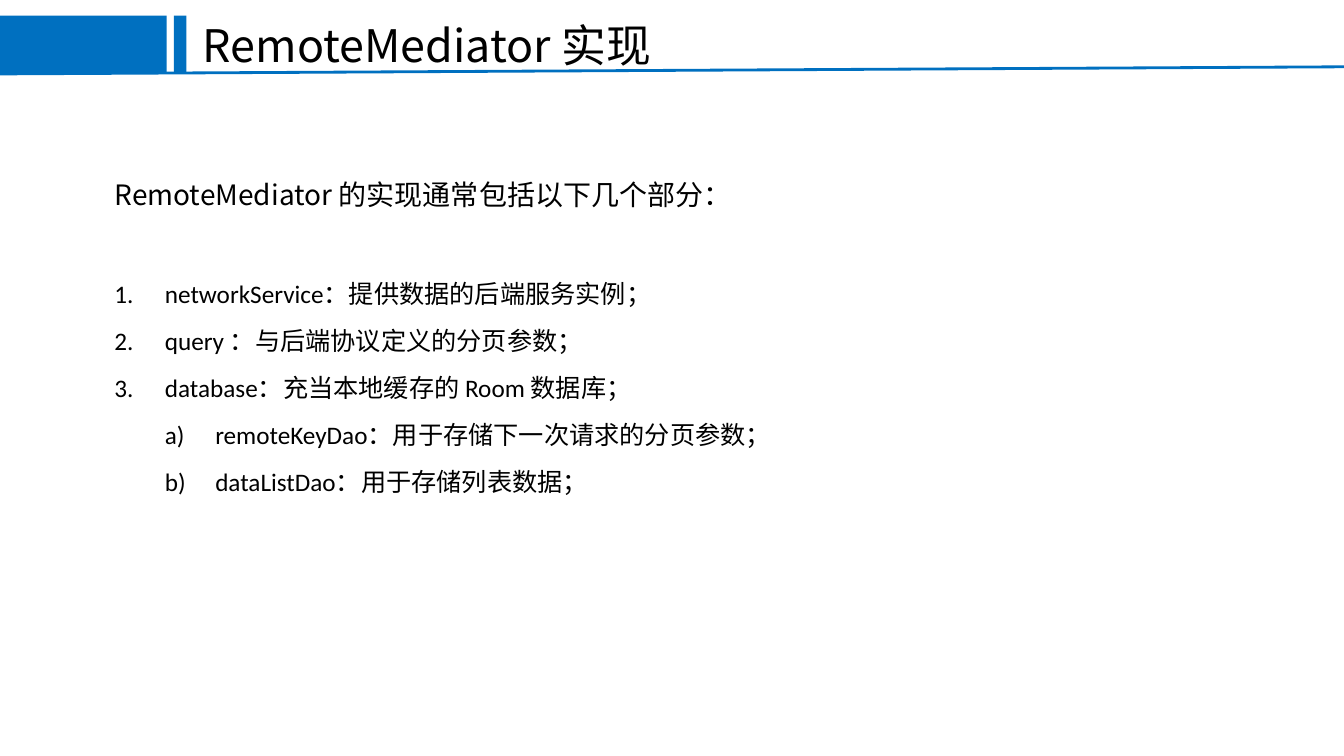
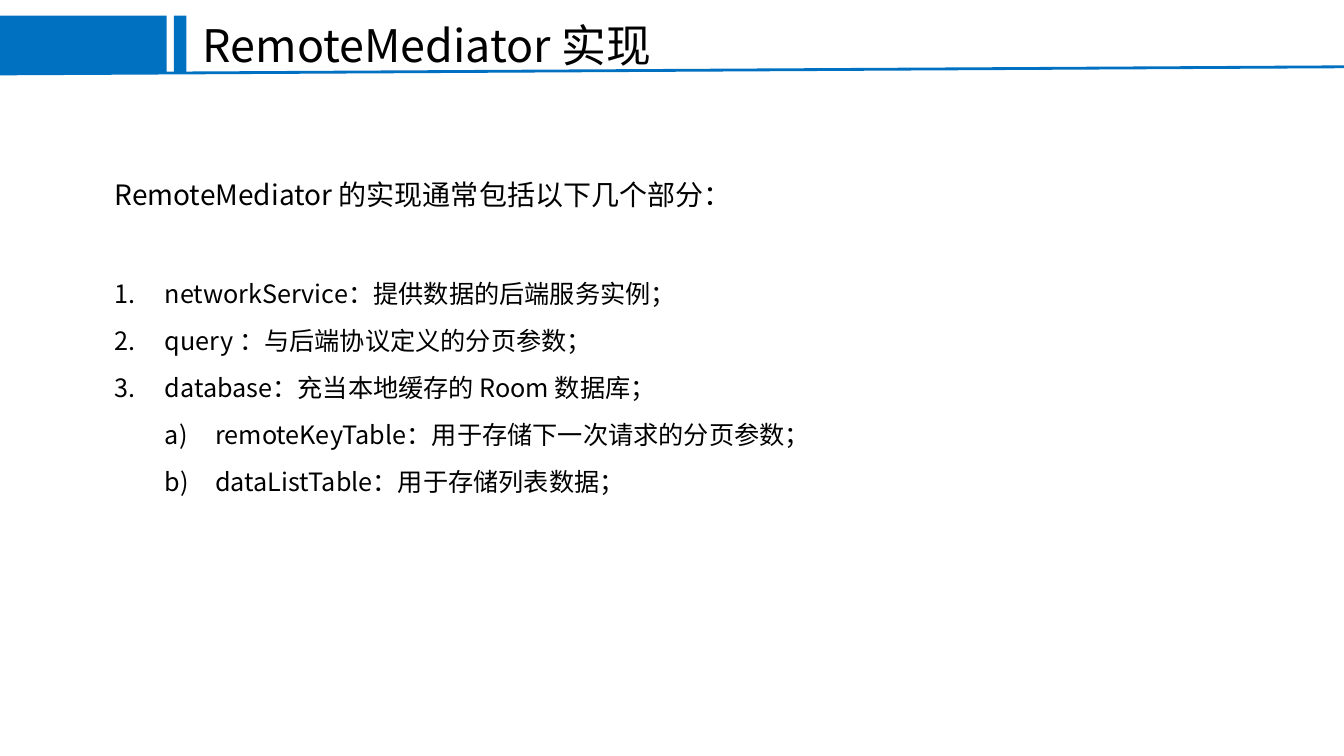
Before and after one commit to EricHyh/KtDemoCollection, a slide deck: slide 17 of paging3demo/Paging.ppt. Drawn at 1344x756 pixels with LibreOffice and Linux fonts; fonts in the diff are those of the drawing; background and template pictures are left out. Boxes give left, top, right and bottom in pixels: in the first picture for what was removed or moved away, otherwise in the second. Text is boxed around its words. In the diff, an @@ line names an element or a change of style, - is before the commit and + after.

```diff
--- a/paging3demo/Paging.ppt
+++ b/paging3demo/Paging.ppt
@@ text at (165, 281, 676, 401): font Calibri to Noto Sans CJK SC in "networkService：提供数据的后端服务实例；", "query ：与后端协议定义的分页参数；", "database：充当本地缓存的 Room 数据库；" @@
@@ text at (215, 422, 810, 495): text changed; font Calibri to Noto Sans CJK SC @@
-  a) remoteKeyDao：用于存储下一次请求的分页参数；
-  b) dataListDao：用于存储列表数据；
+  a) remoteKeyTable：用于存储下一次请求的分页参数；
+  b) dataListTable：用于存储列表数据；
```
Also in this commit, not shown: 12 other slides changed, 7 slides added, 4 slides removed, 34 other files.
